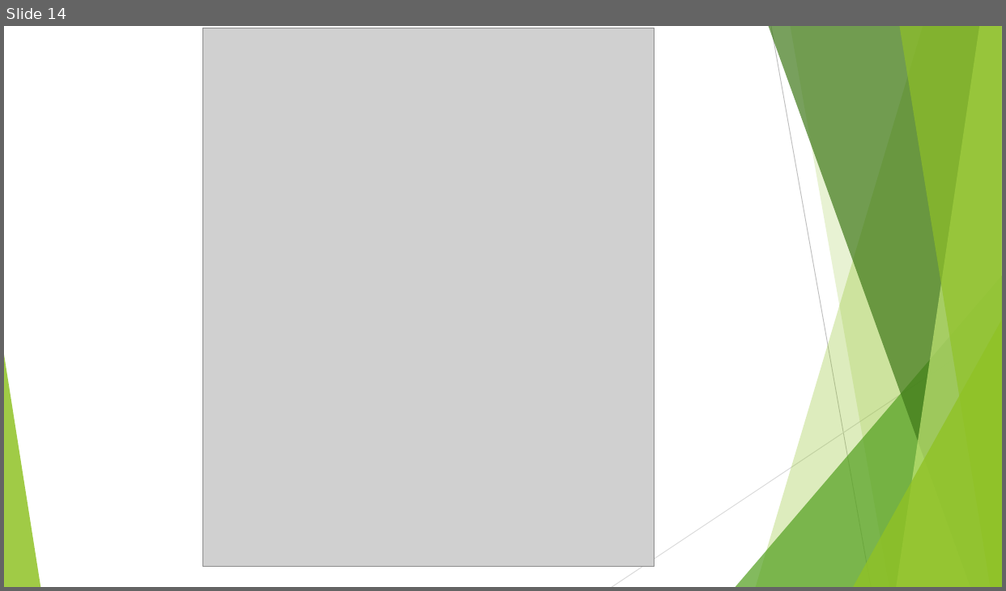
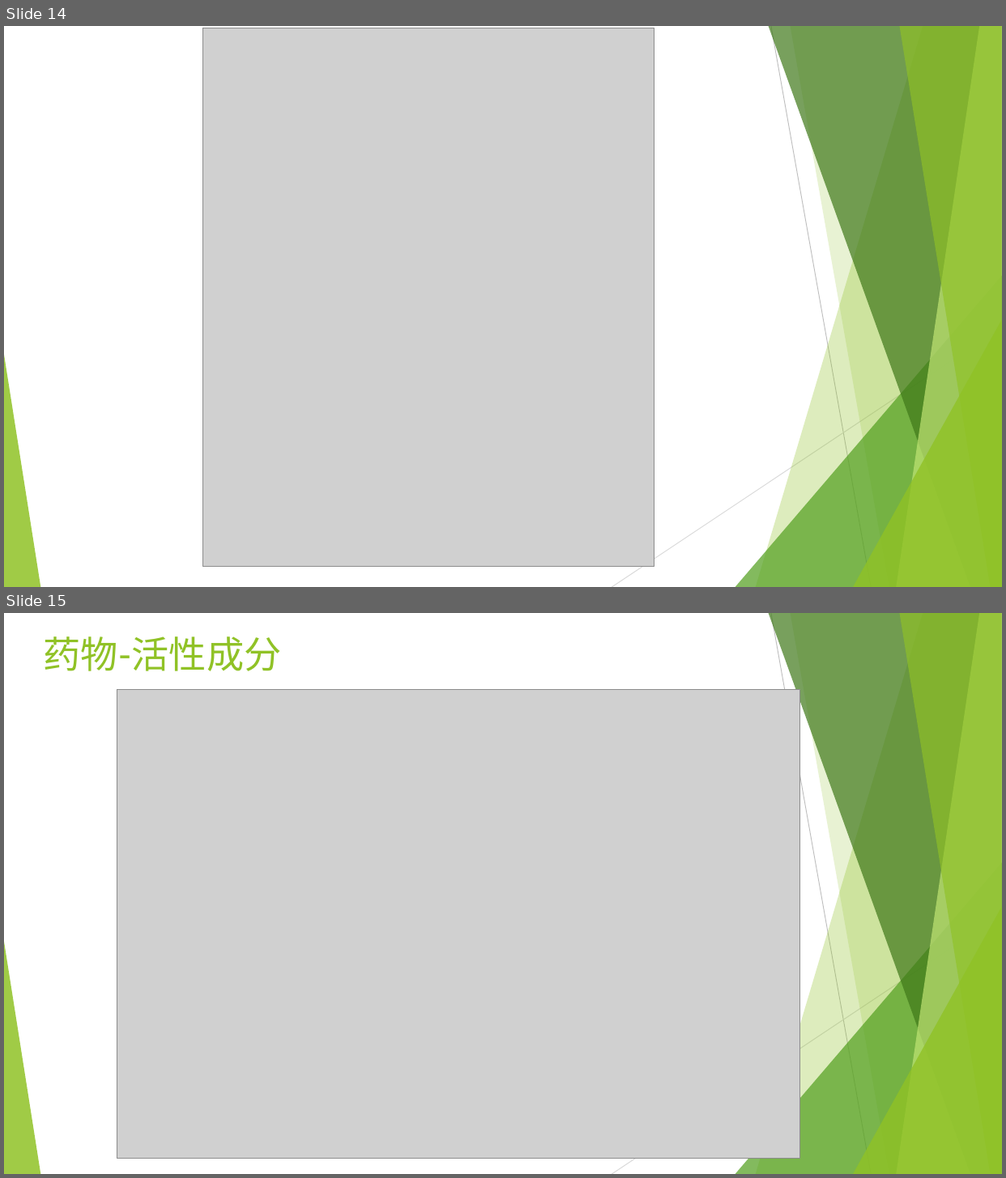
Before and after one commit to marinajacks/reptilian, a slide deck: medicine/docs/研究文档/分子对接论文/网络药理学半自动化系统_修改1.pptx. Shown one above the other, each under a label of ours: slide 14 before the commit, slides 14 and 15 after it. The pictures are 1006x591 and 1006x1178 pixels, drawn with LibreOffice and Linux fonts; fonts in the diff are those of the drawing; grey boxes stand for pictures. Boxes give left, top, right and bottom in pixels: in the first picture for what was removed or moved away, otherwise in the second. Text is boxed around its words. In the diff, an @@ line names an element or a change of style, - is before the commit and + after.

```diff
--- a/medicine/docs/研究文档/分子对接论文/网络药理学半自动化系统_修改1.pptx
+++ b/medicine/docs/研究文档/分子对接论文/网络药理学半自动化系统_修改1.pptx
@@ slide 15 added at box(4, 613, 1002, 1174), background #FFFFFF; not listed: 10 template elements that a slide beside it also shows @@
@@ title added at box(43, 636, 281, 671), 36 pt, text #90C226 @@
+药物-活性成分
@@ picture added at box(117, 689, 800, 1159) @@
```
Also in this commit, not shown: 4 other slides added, 9 other files.
